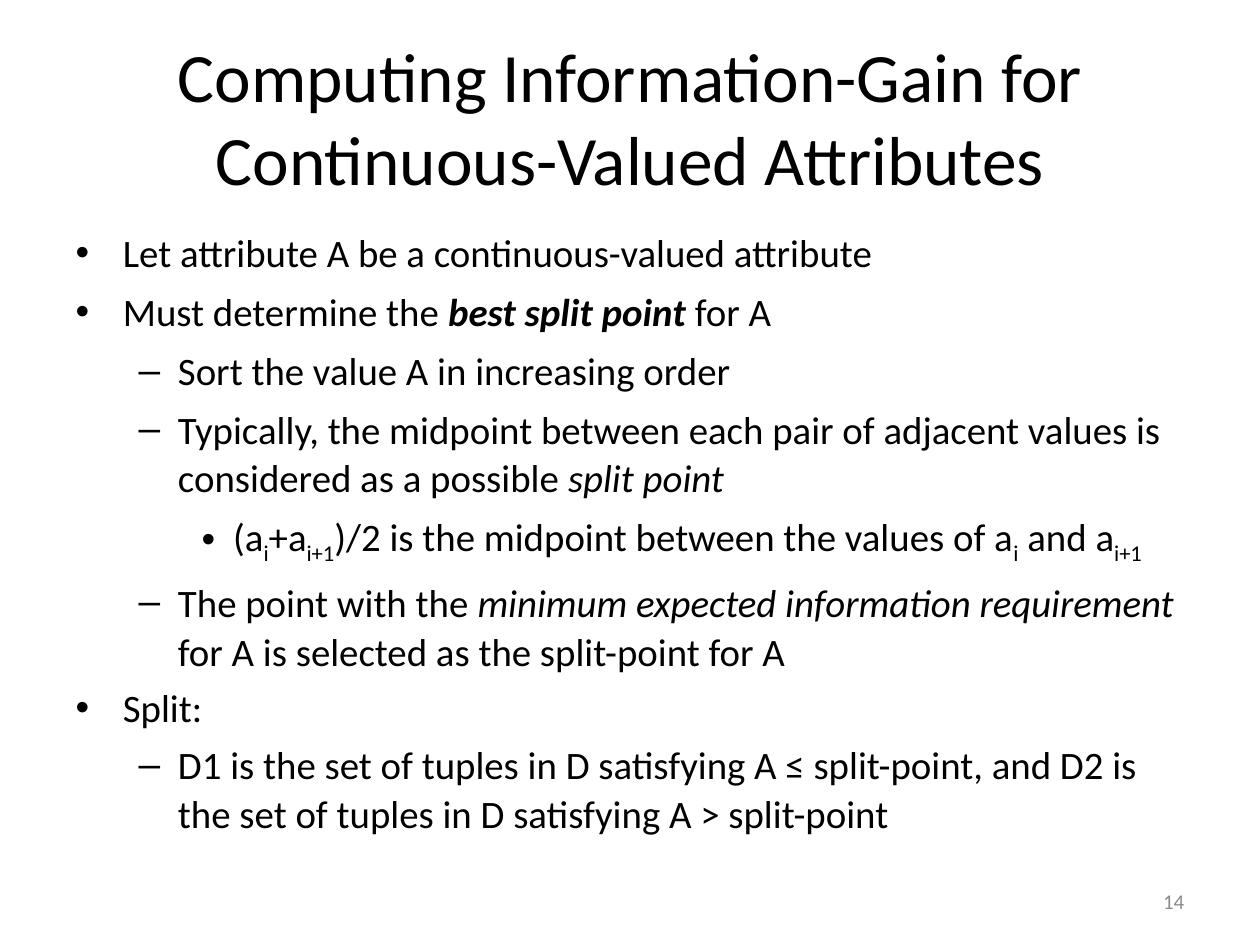
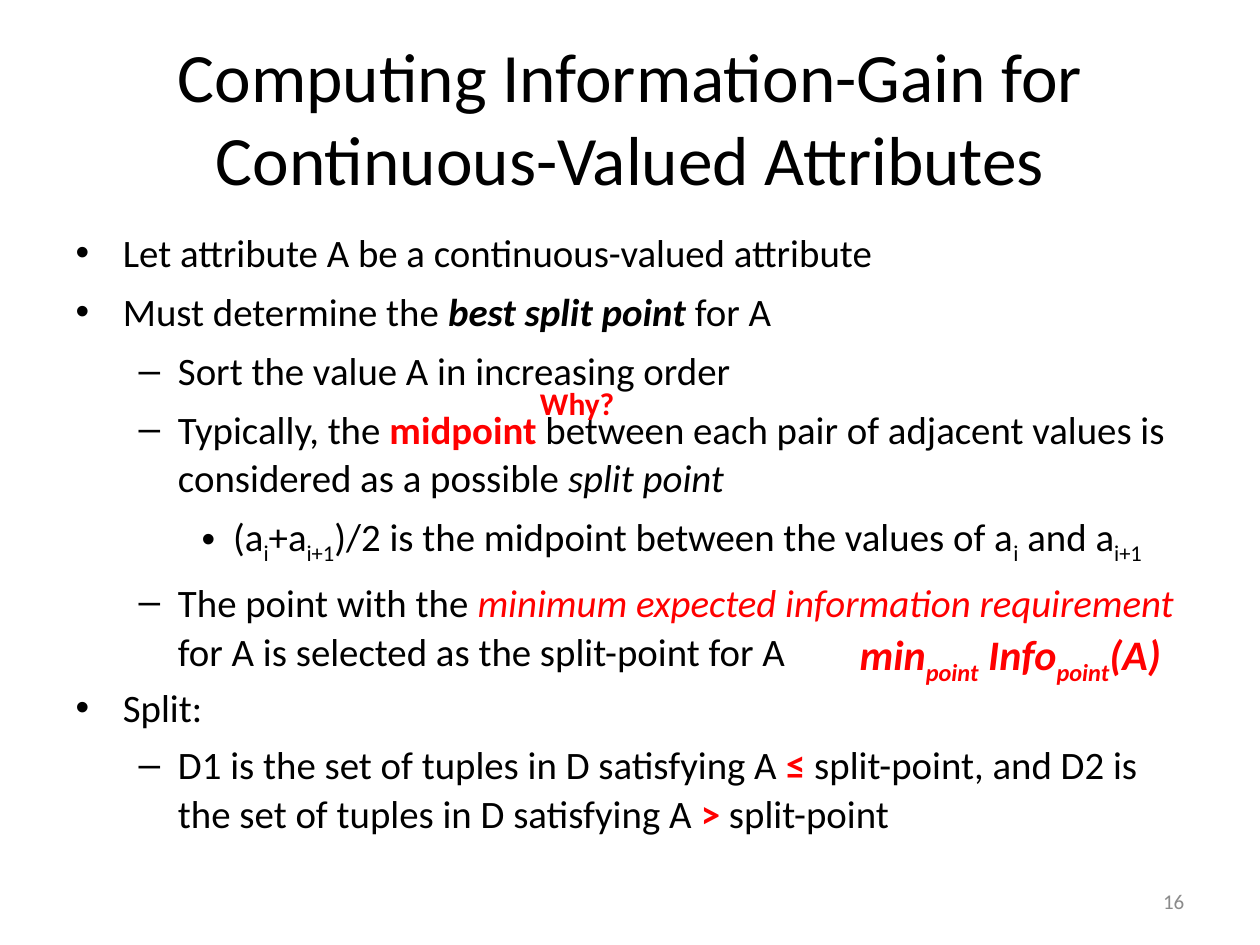
Before and after one commit to mjiang89/mjiang89.github.io, a slide deck: slide 16 of teaching/CS412Summer17-Chapter8.pptx (slide 14 before the commit). Drawn at 1260x945 pixels with LibreOffice and Linux fonts; fonts in the diff are those of the drawing. Boxes give left, top, right and bottom in pixels: in the first picture for what was removed or moved away, otherwise in the second. Text is boxed around its words. In the diff, an @@ line names an element or a change of style, - is before the commit and + after.

```diff
--- a/teaching/CS412Summer17-Chapter8.pptx
+++ b/teaching/CS412Summer17-Chapter8.pptx
@@ text at (178, 411, 1174, 835): text colour #000000 to #FF0000 in "midpoint", "minimum expected information requirement", "≤ >"; bold on in "midpoint", "≤ >" @@
@@ text added at (540, 393, 614, 423), 18 pt, text #FF0000, bold @@
+Why?
@@ text added at (1109, 639, 1161, 676), 24 pt, text #FF0000, bold, italic @@
+minpoint Infopoint(A)
@@ page number at (1163, 895, 1184, 909): text changed @@
-14
+16
```
Also in this commit, not shown: 22 other slides changed, 6 slides added, 2 other files.
